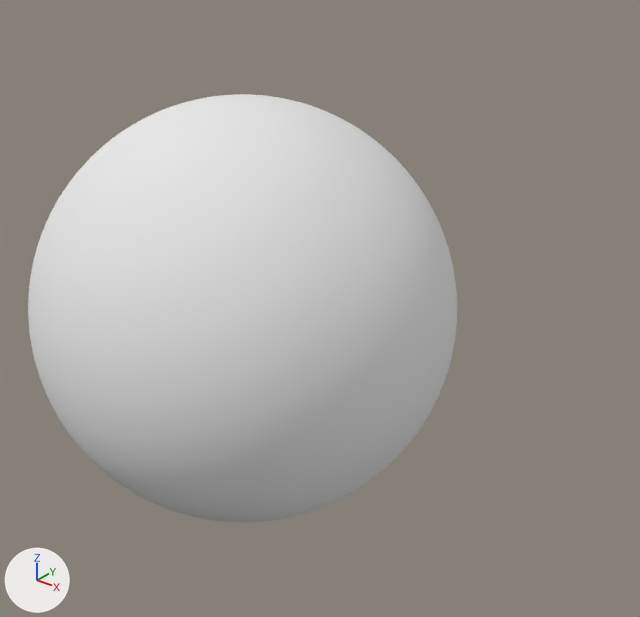
What one commit did to the Blender file Blender_Src/Mine/Mine.blend.
The view is the same before and after, from a 50 mm camera at (2.59, -2.89, 1.71) aimed at (0.48, -0.25, 0.08). Every picture has the same lights, and +X, +Y and +Z are marked at lower left.
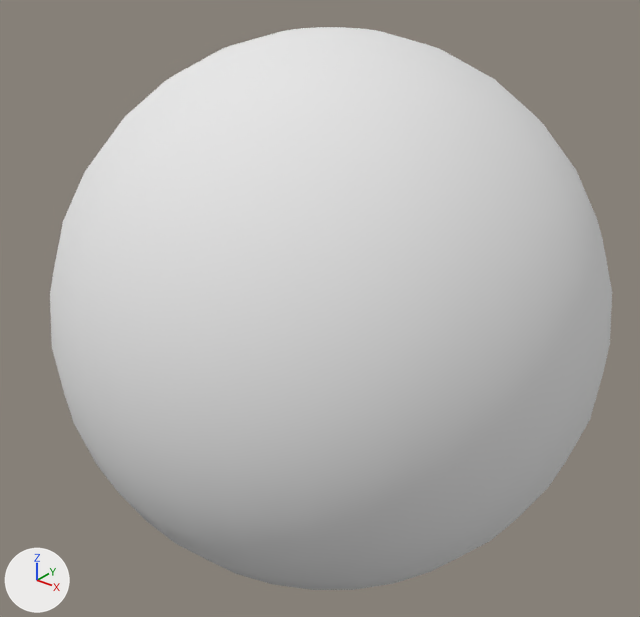
What the commit changed:
me_sphere is used by ob_sphere; location (0.0, 0.0, 0.0).
me_sphere had 482 vertices, 512 faces and spanned x -1.05..0.95, y -1.13..0.86, z -1.13..0.87.
me_sphere now has 482 vertices, 512 faces and spans x -1.0..1.0, y -1.0..1.0, z -1.0..1.0.
me_sphere part 1: 482 vertices removed from x -1.05..0.95, y -1.13..0.86, z -1.13..0.87; 482 vertices added at x -1.0..1.0, y -1.0..1.0, z -1.0..1.0, forming a UV sphere (32 segments, 16 rings, poles along z).
Object 'Sphere' (ob_sphere) moves from (0.0, 0.0, 0.0) to (0.761, -0.541, 0.27).

Where the change shows, as pixel boxes (x1, y1, x2, y2) in the pictures (640 x 617 px):
'Sphere', reshaped, moved (31% wider, 31% taller): before (28, 94, 457, 523); after (50, 27, 612, 590)
